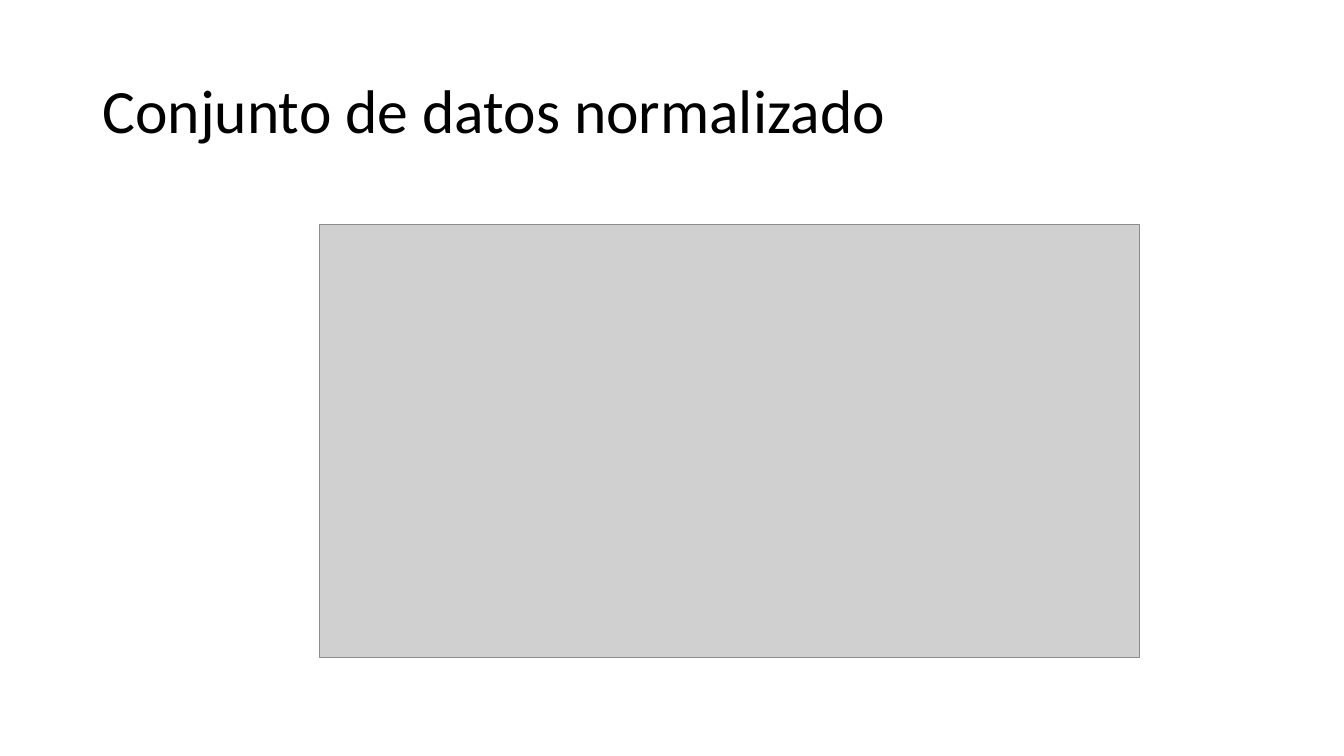
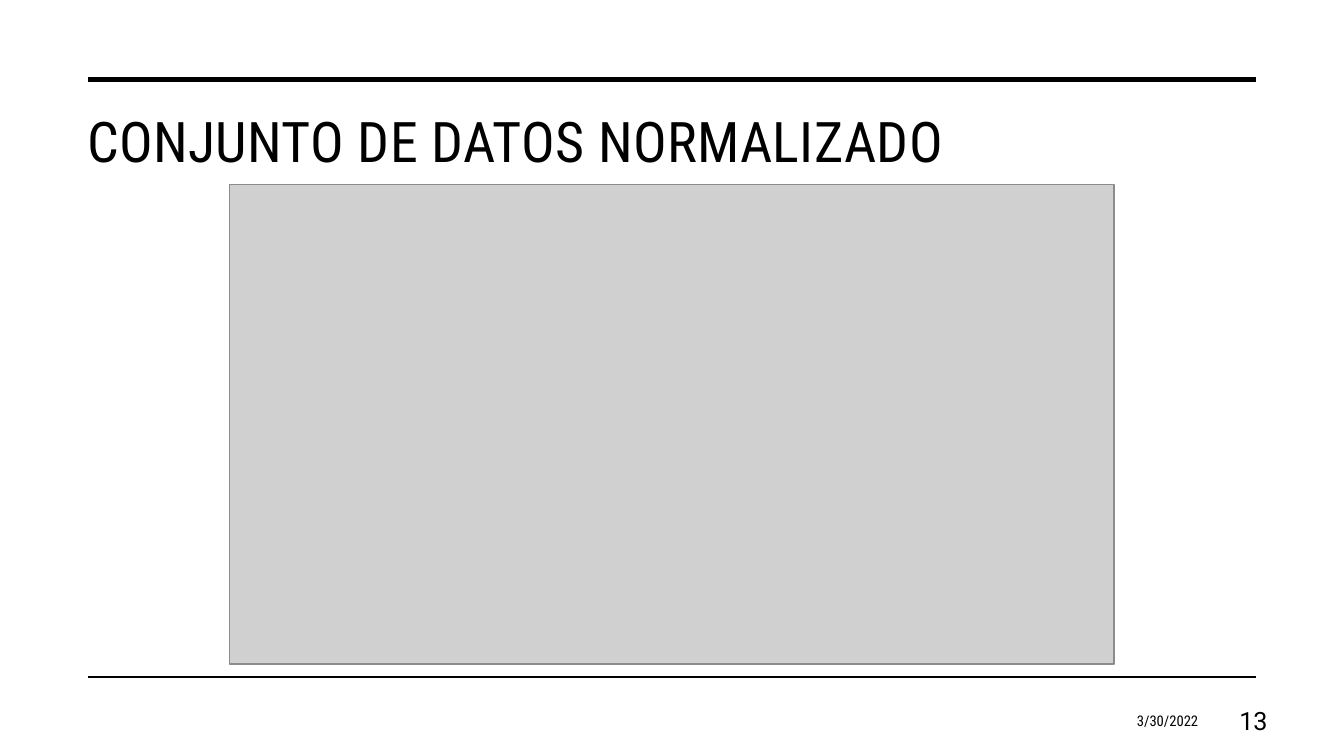
Before and after one commit to juanagsolano/content_based_filtering, a slide deck: slide 13 of report_files/Presentación del proyecto.pptx. Drawn at 1344x756 pixels with LibreOffice and Linux fonts; fonts in the diff are those of the drawing; grey boxes stand for pictures; background and template pictures are left out. Boxes give left, top, right and bottom in pixels: in the first picture for what was removed or moved away, otherwise in the second. Text is boxed around its words. In the diff, an @@ line names an element or a change of style, - is before the commit and + after.

```diff
--- a/report_files/Presentación del proyecto.pptx
+++ b/report_files/Presentación del proyecto.pptx
@@ line added from (89, 80) to (1256, 80), #000000 3.5 pt @@
@@ title "CONJUNTO DE DATOS NORMALIZADO" at bbox=[87, 121, 943, 163]: vertical alignment middle to top @@
@@ title at bbox=[87, 121, 943, 163]: text changed; size 44 to 40 pt; font Calibri to Roboto Condensed @@
-Conjunto de datos normalizado
+CONJUNTO DE DATOS NORMALIZADO
@@ picture: place and size @@
-picture at bbox=[320, 224, 1140, 657]
+picture at bbox=[230, 185, 1114, 663]
@@ line added from (89, 678) to (1256, 678), #000000 1 pt @@
@@ text added at bbox=[1137, 715, 1198, 727], 10.5 pt, text #000000 @@
+3/30/2022
@@ page number added at bbox=[1239, 712, 1267, 731], 18 pt, text #000000 @@
+13
```
Also in this commit, not shown: 12 other slides changed, 7 slides added, 5 slides removed, 2 other files.
